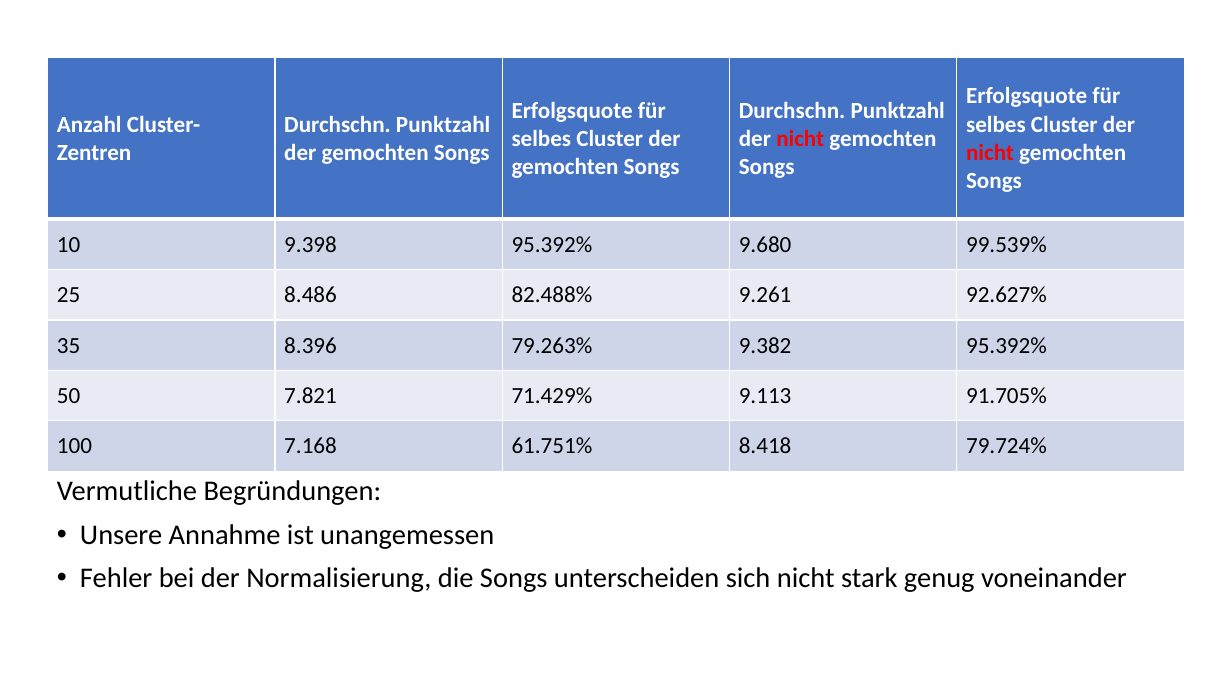
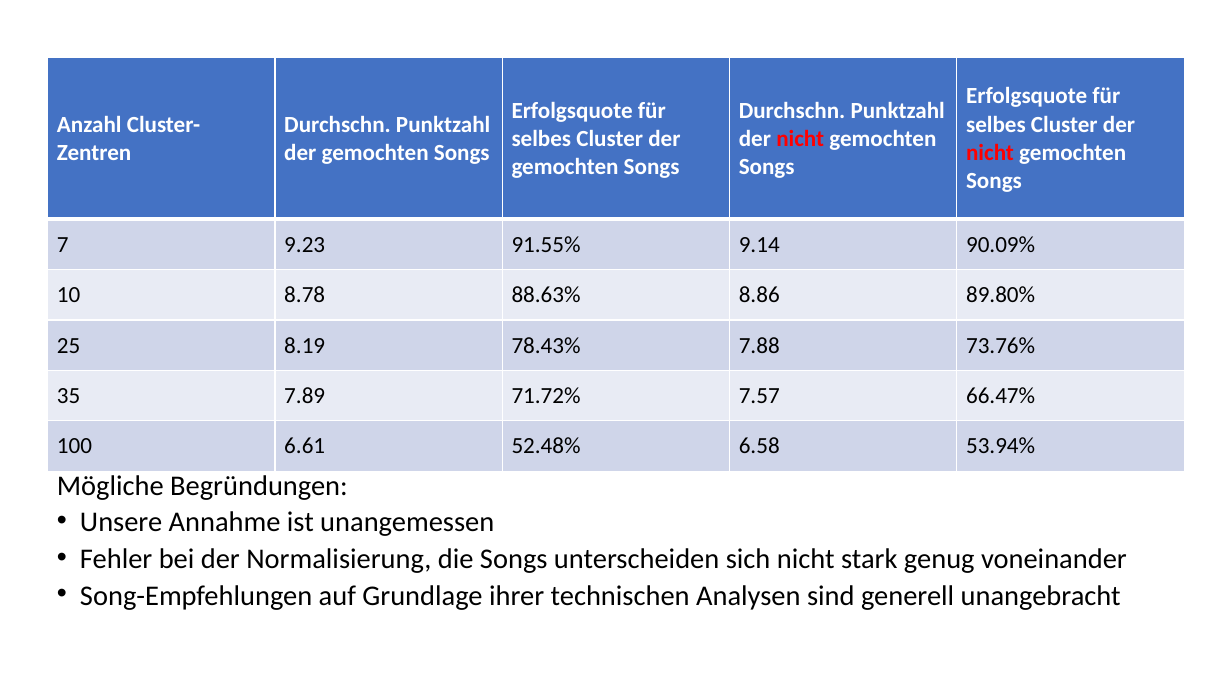
Before and after one commit to ChulioZ/music-recommender, a slide deck: slide 6 of Zwischenpräsentation.pptx. Drawn at 1232x693 pixels with LibreOffice and Linux fonts; fonts in the diff are those of the drawing. Boxes give left, top, right and bottom in pixels: in the first picture for what was removed or moved away, otherwise in the second. Text is boxed around its words. In the diff, an @@ line names an element or a change of style, - is before the commit and + after.

```diff
--- a/Zwischenpräsentation.pptx
+++ b/Zwischenpräsentation.pptx
@@ table at <box>48,57,1185,471</box> @@
-row 2: 10 | 9.398 | 95.392% | 9.680 | 99.539%
+row 2: 7 | 9.23 | 91.55% | 9.14 | 90.09%
-row 3: 25 | 8.486 | 82.488% | 9.261 | 92.627%
+row 3: 10 | 8.78 | 88.63% | 8.86 | 89.80%
-row 4: 35 | 8.396 | 79.263% | 9.382 | 95.392%
+row 4: 25 | 8.19 | 78.43% | 7.88 | 73.76%
-row 5: 50 | 7.821 | 71.429% | 9.113 | 91.705%
+row 5: 35 | 7.89 | 71.72% | 7.57 | 66.47%
-row 6: 100 | 7.168 | 61.751% | 8.418 | 79.724%
+row 6: 100 | 6.61 | 52.48% | 6.58 | 53.94%
@@ text at <box>57,475,348,500</box>: text changed @@
-Vermutliche Begründungen:
+Mögliche Begründungen:
@@ text at <box>80,511,1127,573</box>: line spacing 0.9 to 0.7 @@
@@ text at <box>80,585,1121,610</box>: paragraph added @@
+• Song-Empfehlungen auf Grundlage ihrer technischen Analysen sind generell unangebracht
```
Also in this commit, not shown: 6 other slides changed.
